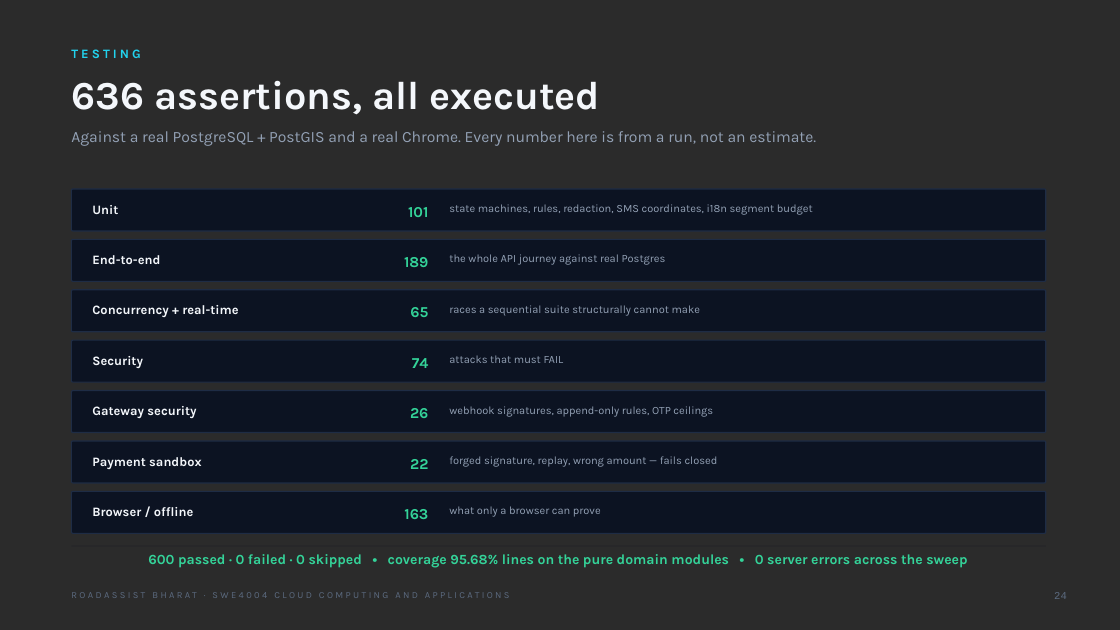
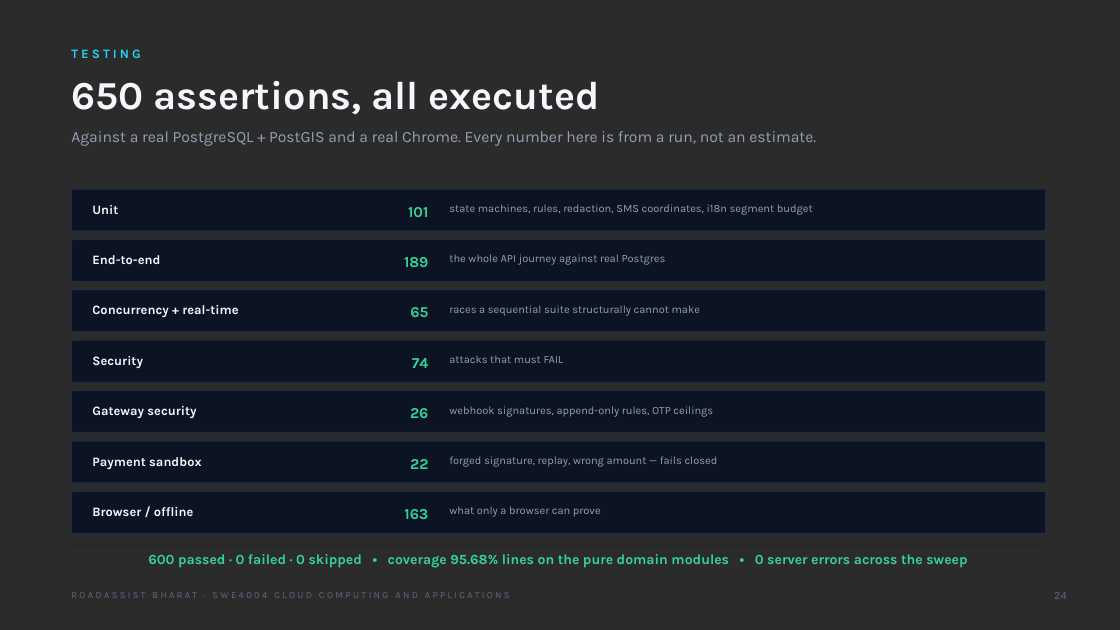
Before and after one commit to saatwik-1157/roadassist-bharat, a slide deck: slide 24 of ppt/RoadAssist-Bharat-FINAL.pptx. Drawn at 1120x630 pixels with LibreOffice and Linux fonts; fonts in the diff are those of the drawing; background and template pictures are left out; a plain dark background stands for a picture behind light text. Boxes give left, top, right and bottom in pixels: in the first picture for what was removed or moved away, otherwise in the second. Text is boxed around its words. In the diff, an @@ line names an element or a change of style, - is before the commit and + after.

```diff
--- a/ppt/RoadAssist-Bharat-FINAL.pptx
+++ b/ppt/RoadAssist-Bharat-FINAL.pptx
@@ text at <box>71,81,600,115</box>: text changed @@
-636 assertions, all executed
+650 assertions, all executed
```
Also in this commit, not shown: 4 other slides changed, 1 other file.
